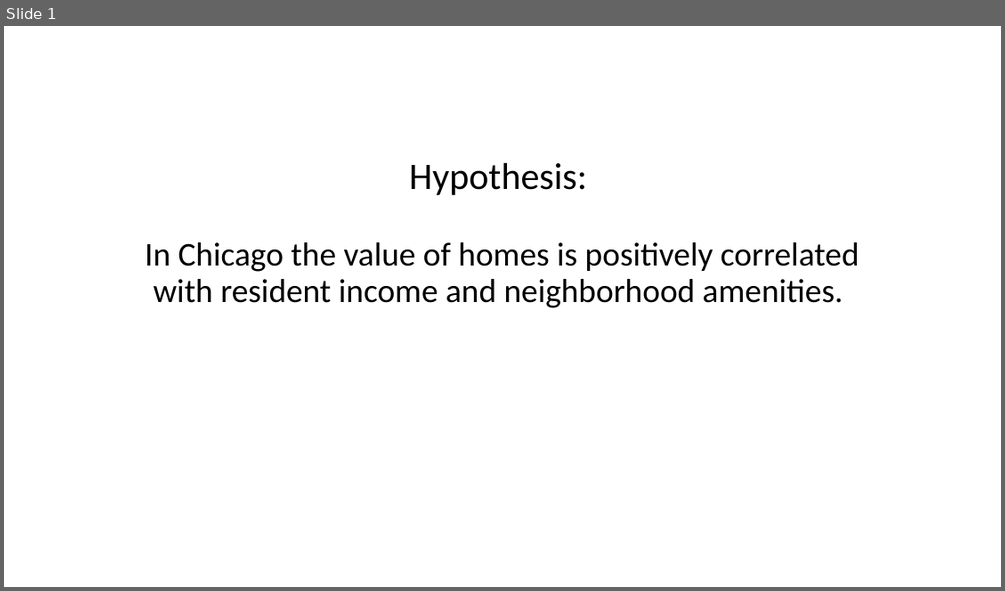
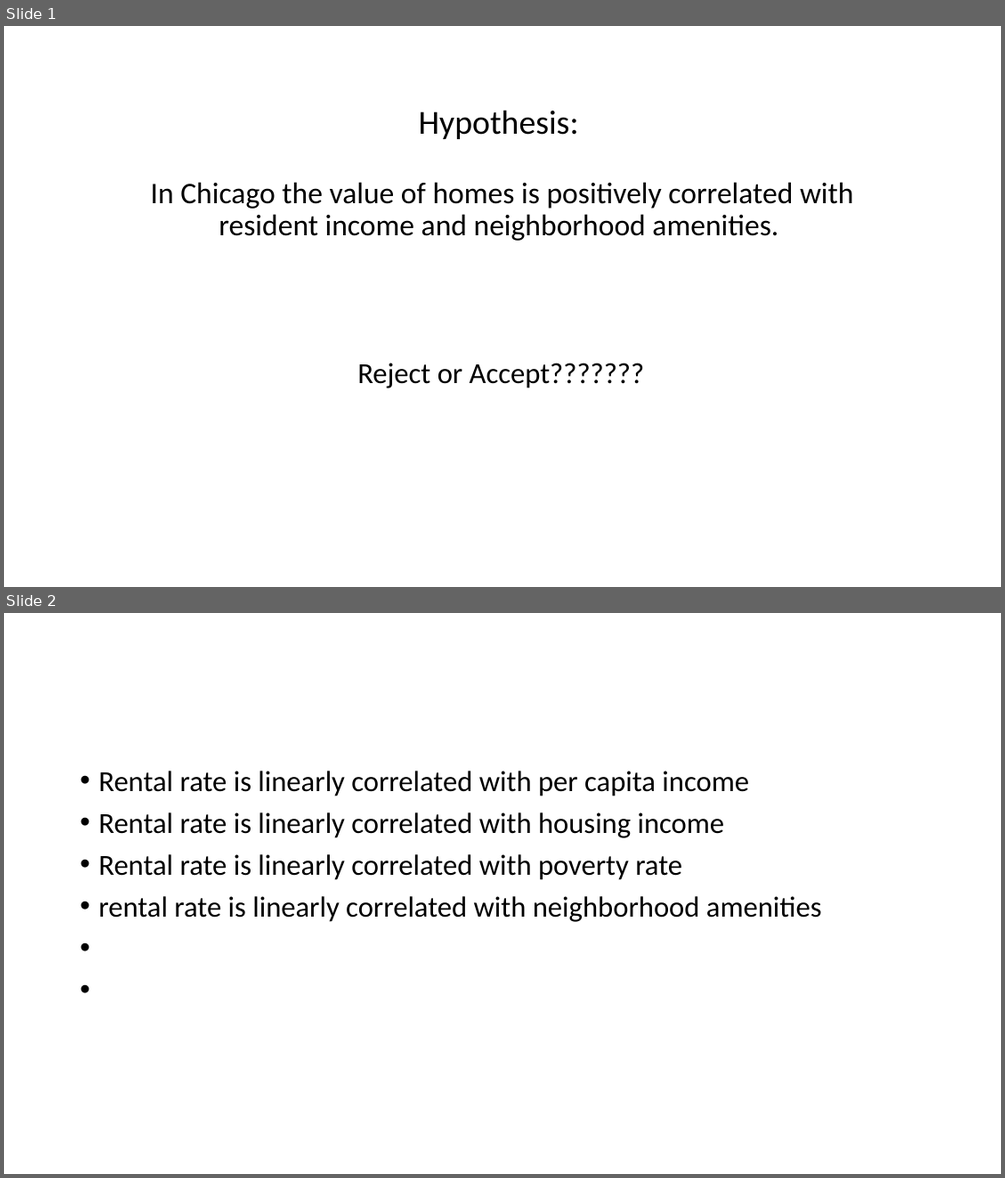
Before and after one commit to GarimaChauhan16/Chicago-Housing-Prices, a slide deck: Project_Presentation.pptx. Shown one above the other, each under a label of ours: slide 1 before the commit, slides 1 and 2 after it. The pictures are 1005x591 and 1005x1178 pixels, drawn with LibreOffice and Linux fonts; fonts in the diff are those of the drawing. Boxes give left, top, right and bottom in pixels: in the first picture for what was removed or moved away, otherwise in the second. Text is boxed around its words. In the diff, an @@ line names an element or a change of style, - is before the commit and + after.

```diff
--- a/Project_Presentation.pptx
+++ b/Project_Presentation.pptx
@@ slide 2 added at (4, 613, 1001, 1174), background #FFFFFF @@
@@ text added at (98, 771, 822, 922), 28 pt, text #000000 @@
+• Rental rate is linearly correlated with per capita income
+• Rental rate is linearly correlated with housing income
+• Rental rate is linearly correlated with poverty rate
+• rental rate is linearly correlated with neighborhood amenities
@@ slide 1 changed as well @@
@@ title "Hypothesis: In Chicago the value ..." at (151, 110, 854, 240): size 36 to 32.4 pt in "Hypothesis:"; size 32 to 28.8 pt in "In Chicago the value of homes is ..." @@
@@ text added at (357, 362, 644, 388), 28 pt, text #000000 @@
+Reject or Accept???????
```
Also in this commit, not shown: 1 slide removed.
